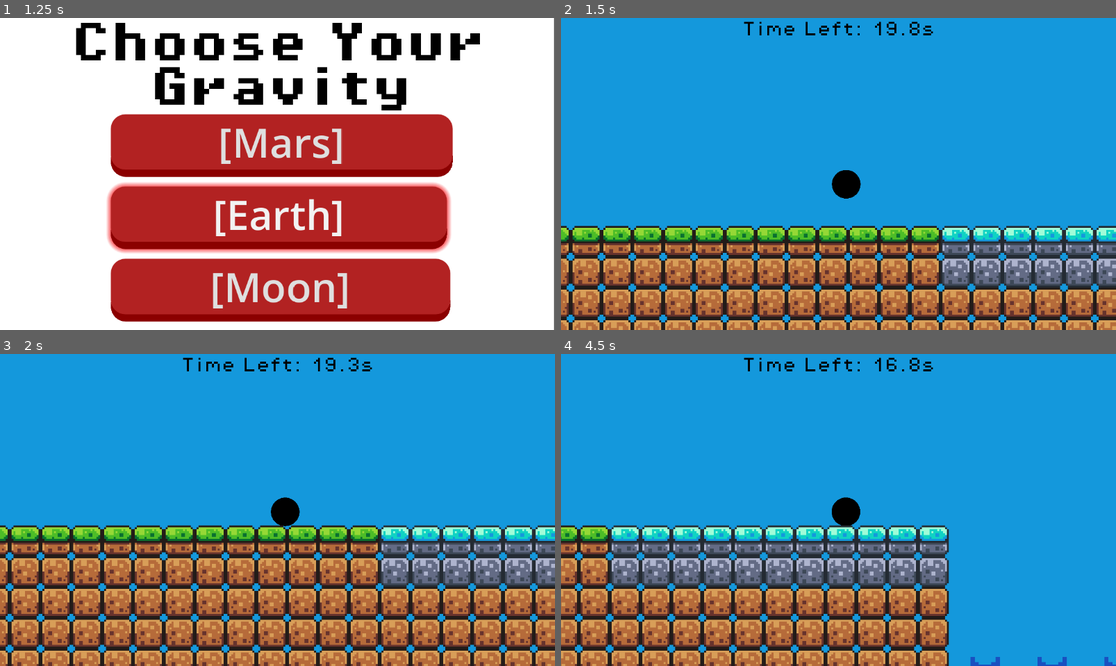
Above: before the commit, frames 1-4 (two rows, left to right).
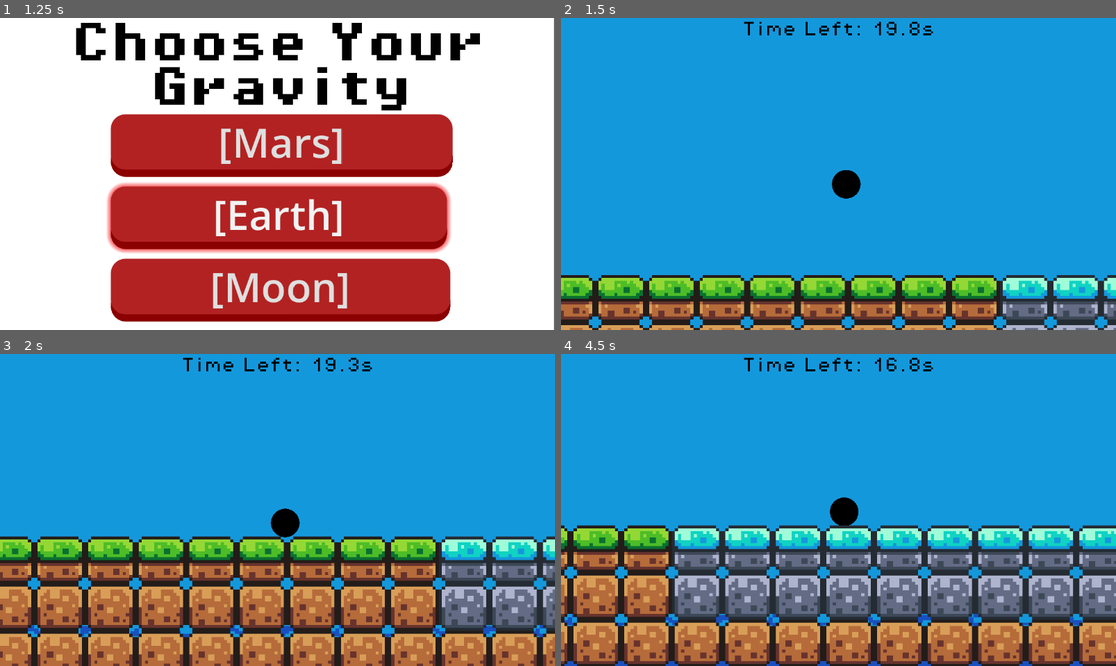
Above: after the commit, the same moments.

Repository: bentdani/Blue-Ball
Game: Godot game, scene res://Scenes/title.tscn
Two runs of this game, one before a commit and one after it. Both use one fixed random seed, a clock stepped at 60 frames per second and the inputs below.
Inputs:
- Up to frame 1 (1.25 s): click "Start" at 0.5 s
- Up to frame 2 (1.5 s): click "[Mars]" at 1.25 s
- Up to frame 3 (2 s): no input
- Up to frame 4 (4.5 s): hold Right (Right) 2.03-3.53 s; tap Up (Up) at 2.27, 3.02 s; hold Left (Left) 3.53-4.28 s; hold Right (Right) from 4.28 s (still down)

Frame 1 is identical in both runs. In frame 2, 30% of the frame differs, in the area x 0-100%, y 66-100%; in frame 3, 37%; in frame 4, 39%, in the area x 0-100%, y 45-100%.

Commit message:
Update game.tscn

Diff:
--- a/platformer-9.7/Scenes/game.tscn
+++ b/platformer-9.7/Scenes/game.tscn
@@ -17,19 +17,26 @@
 texture = ExtResource("2_wjbj4")
 0:0/0 = 0
 0:0/0/physics_layer_0/polygon_0/points = PackedVector2Array(-8, -8, 8, -8, 8, 8, -8, 8)
+0:0/0/custom_data_0 = true
 1:0/0 = 0
 1:0/0/physics_layer_0/polygon_0/points = PackedVector2Array(-8, -8, 8, -8, 8, 8, -8, 8)
+1:0/0/custom_data_0 = true
 2:0/0 = 0
 2:0/0/physics_layer_0/polygon_0/points = PackedVector2Array(-8, -8, 8, -8, 8, 8, -8, 8)
+2:0/0/custom_data_0 = true
 3:0/0 = 0
+3:0/0/custom_data_0 = true
 4:0/0 = 0
+4:0/0/custom_data_0 = true
 5:0/0 = 0
 5:0/0/physics_layer_0/polygon_0/points = PackedVector2Array(-8, -8, 8, -8, 8, 8, -8, 8)
+5:0/0/custom_data_0 = true
 6:0/0 = 0
 6:0/0/physics_layer_0/polygon_0/points = PackedVector2Array(-8, -8, 8, -8, 8, 8, -8, 8)
 6:0/0/custom_data_0 = true
 7:0/0 = 0
 7:0/0/physics_layer_0/polygon_0/points = PackedVector2Array(-8, -8, 8, -8, 8, 8, -8, 8)
+7:0/0/custom_data_0 = true
 8:0/0 = 0
 8:0/0/physics_layer_0/polygon_0/points = PackedVector2Array(-8, -8, 8, -8, 8, 8, -8, 8)
 9:0/0 = 0
@@ -52,8 +59,10 @@
 5:1/0/physics_layer_0/polygon_0/points = PackedVector2Array(-8, -8, 8, -8, 8, 8, -8, 8)
 6:1/0 = 0
 6:1/0/physics_layer_0/polygon_0/points = PackedVector2Array(-8, -8, 8, -8, 8, 8, -8, 8)
+6:1/0/custom_data_0 = true
 7:1/0 = 0
 7:1/0/physics_layer_0/polygon_0/points = PackedVector2Array(-8, -8, 8, -8, 8, 8, -8, 8)
+7:1/0/custom_data_0 = true
 8:1/0 = 0
 8:1/0/physics_layer_0/polygon_0/points = PackedVector2Array(-8, -8, 8, -8, 8, 8, -8, 8)
 9:1/0 = 0
@@ -257,6 +266,7 @@
 z_index = 5
 use_parent_material = true
 position = Vector2(0, -15)
+scale = Vector2(1.6401241, 1.5336154)
 tile_map_data = PackedByteArray("AAD2/wMAAAAAAAAAAAD3/wMAAAAAAAAAAAD4/wMAAAAAAAAAAAD6/wMAAAAAAAAAAAD7/wMAAAAAAAAAAAD8/w …(9184 unchanged characters)…
 tile_set = SubResource("TileSet_5nqew")
 
